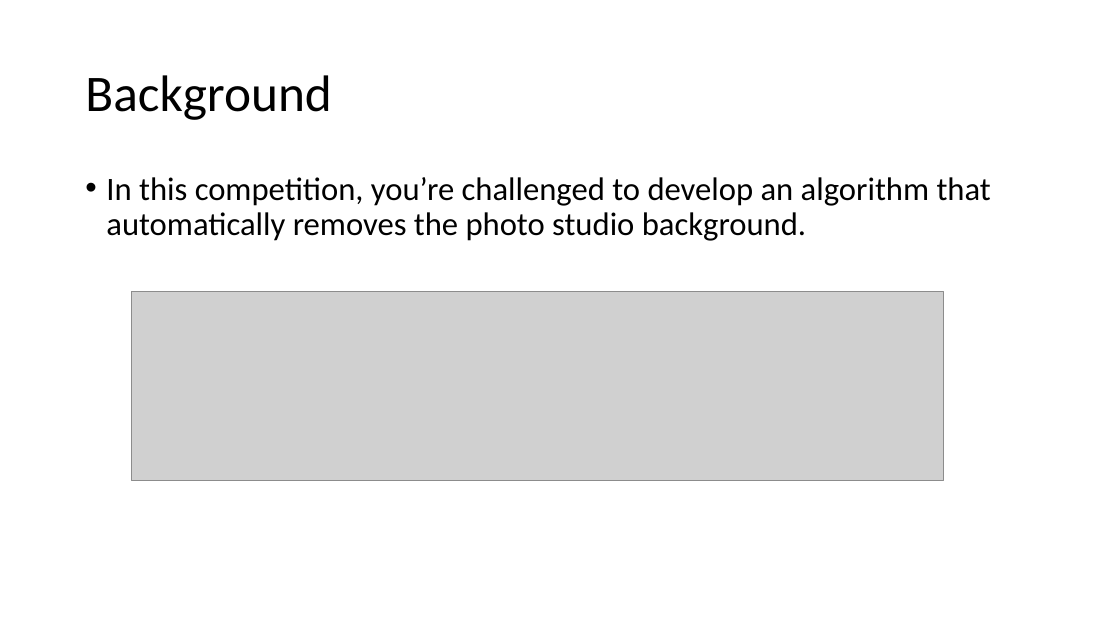
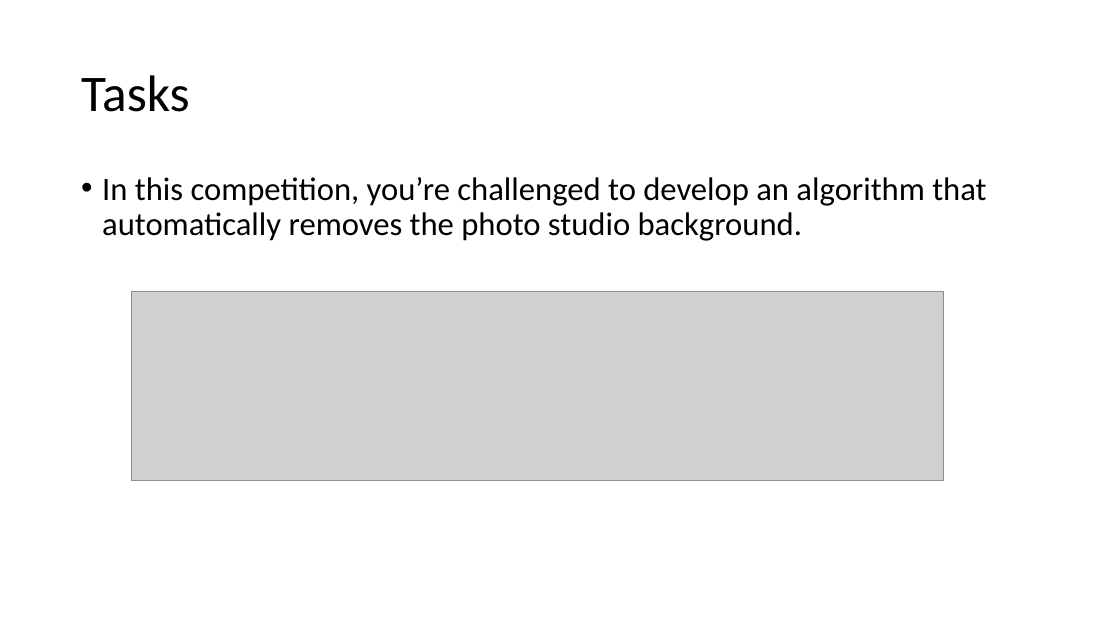
Before and after one commit to ligenchang/carvana-image-masking-challenge, a slide deck: slide 2 of Presentaton.pptx. Drawn at 1120x630 pixels with LibreOffice and Linux fonts; fonts in the diff are those of the drawing; grey boxes stand for pictures. Boxes give left, top, right and bottom in pixels: in the first picture for what was removed or moved away, otherwise in the second. Text is boxed around its words. In the diff, an @@ line names an element or a change of style, - is before the commit and + after.

```diff
--- a/Presentaton.pptx
+++ b/Presentaton.pptx
@@ title at bbox=[81, 75, 190, 112]: text changed @@
-Background
+Tasks
@@ text "In this competition, you’re challenged ...": place and size @@
-text "In this competition, you’re challenged ..." at bbox=[106, 177, 991, 241]
+text "In this competition, you’re challenged ..." at bbox=[102, 177, 986, 241]
```
Also in this commit, not shown: 6 other slides changed, 7 slides added, 1 slide removed.
